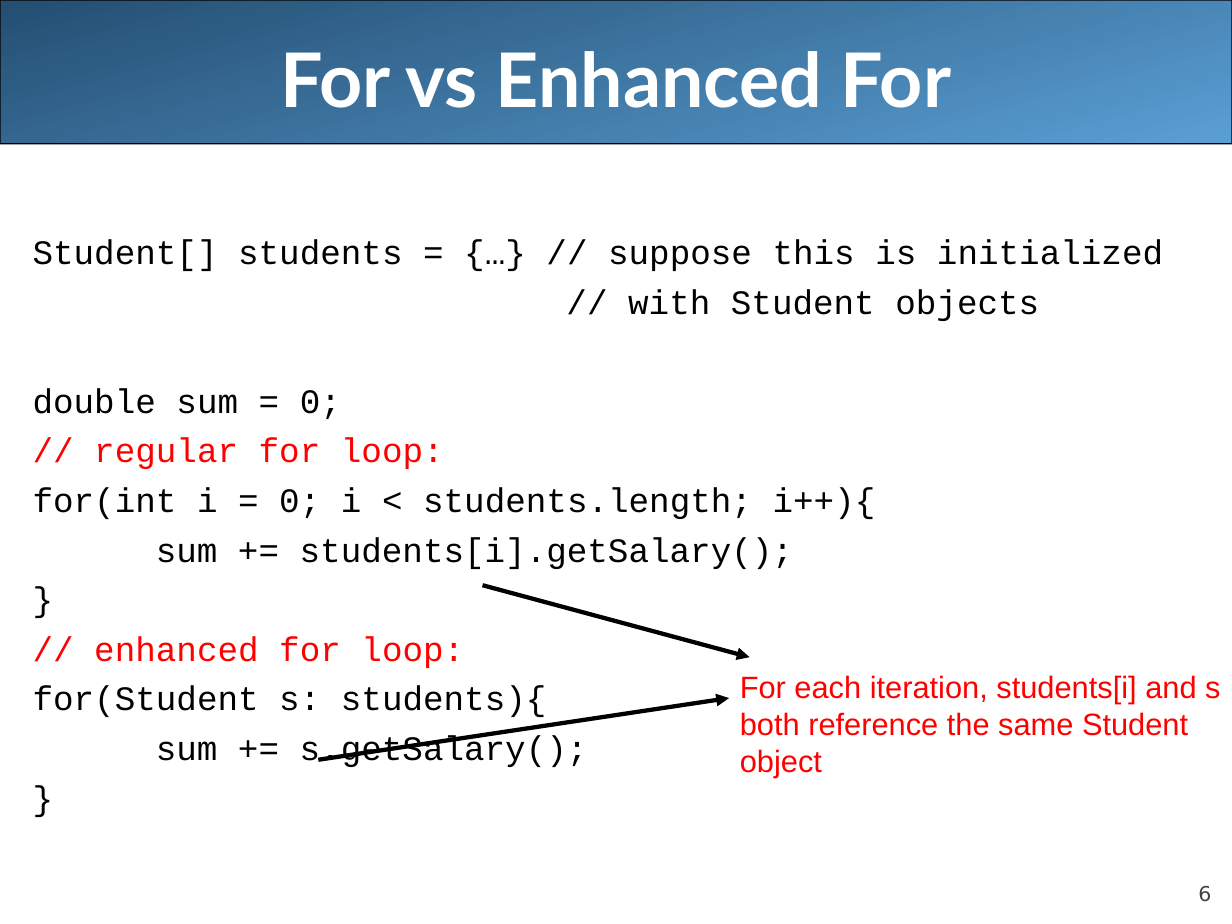
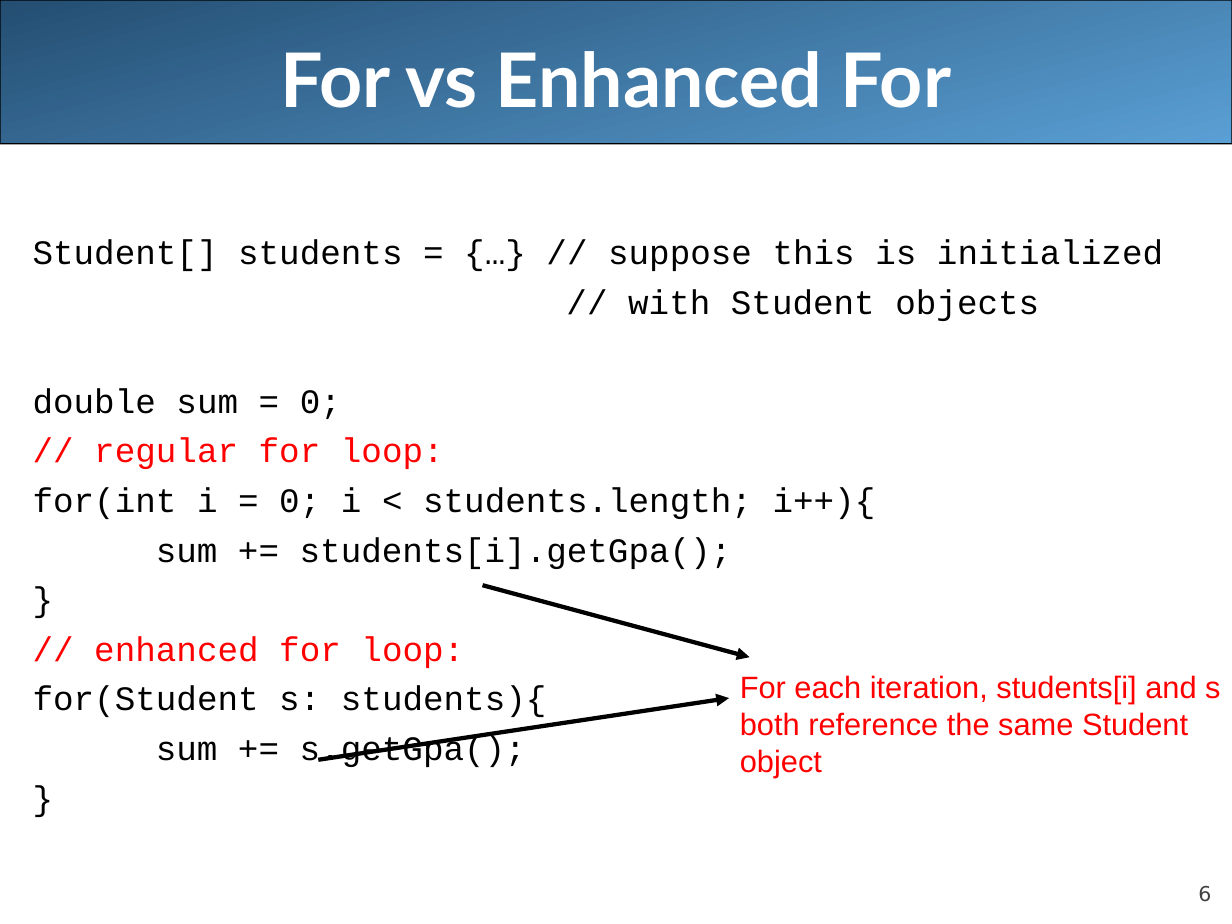
Before and after one commit to LongBaoNguyen/longbaonguyen.github.io, a slide deck: slide 6 of courses/apcsa/lecture17.ppt. Drawn at 1232x924 pixels with LibreOffice and Linux fonts; fonts in the diff are those of the drawing. Boxes give left, top, right and bottom in pixels: in the first picture for what was removed or moved away, otherwise in the second. Text is boxed around its words. In the diff, an @@ line names an element or a change of style, - is before the commit and + after.

```diff
--- a/courses/apcsa/lecture17.ppt
+++ b/courses/apcsa/lecture17.ppt
@@ text at [156,537,732,569]: text changed @@
-sum += students[i].getSalary();
+sum += students[i].getGpa();
@@ text at [156,735,526,767]: text changed @@
-sum += s.getSalary();
+sum += s.getGpa();
```
Also in this commit, not shown: 32 other files.
